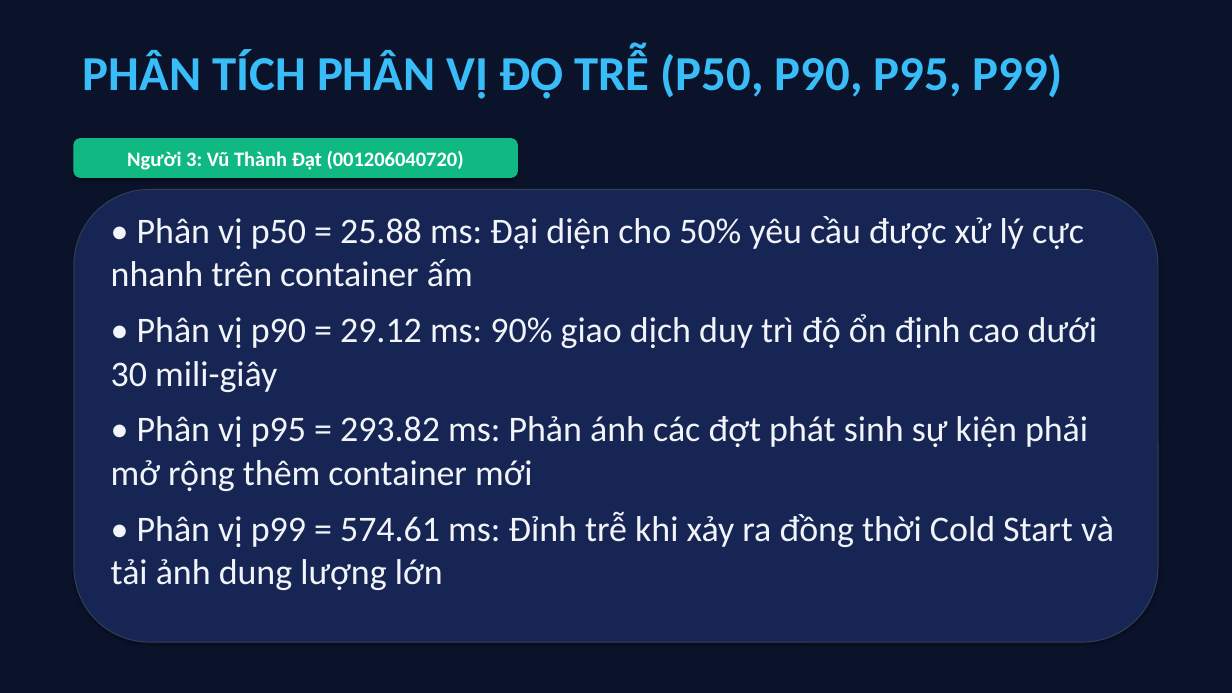
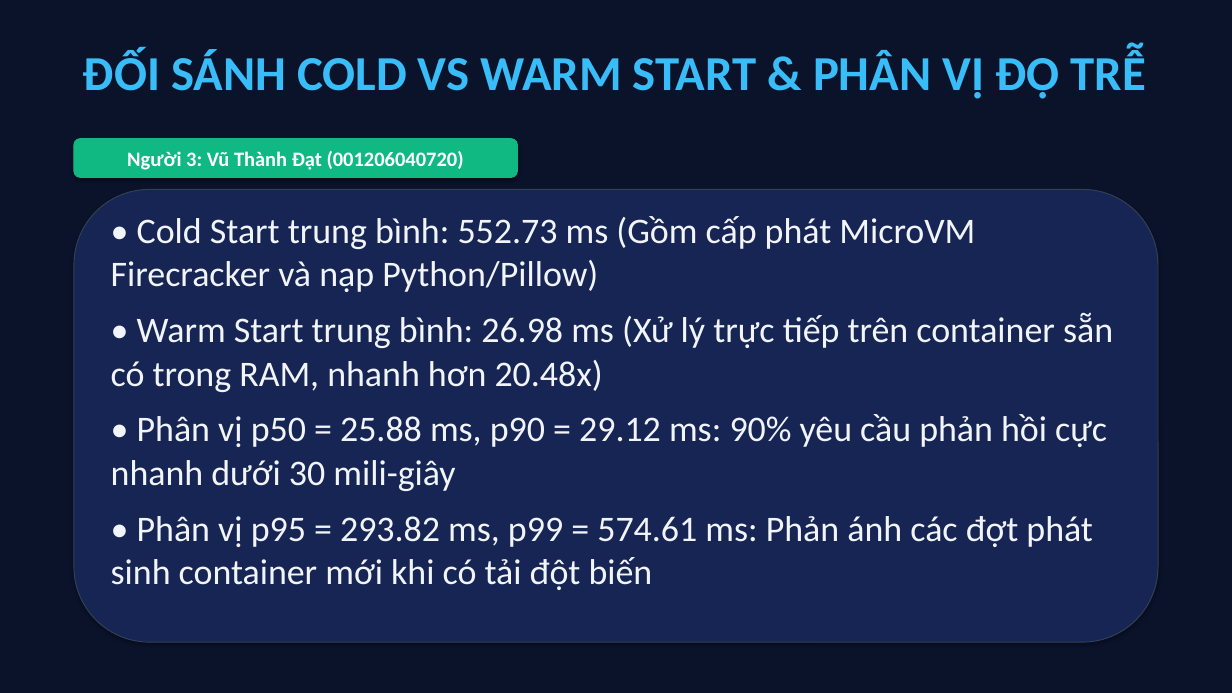
Before and after one commit to datdanghoccode/DTDM_XuLyAnh_Serverless, a slide deck: slide 10 of docs/DTDM_ThuyetTrinh_DeTai9.pptx (slide 19 before the commit). Drawn at 1232x693 pixels with LibreOffice and Linux fonts; fonts in the diff are those of the drawing. Boxes give left, top, right and bottom in pixels: in the first picture for what was removed or moved away, otherwise in the second. Text is boxed around its words. In the diff, an @@ line names an element or a change of style, - is before the commit and + after.

```diff
--- a/docs/DTDM_ThuyetTrinh_DeTai9.pptx
+++ b/docs/DTDM_ThuyetTrinh_DeTai9.pptx
@@ text at (83, 50, 1145, 99): text changed @@
-PHÂN TÍCH PHÂN VỊ ĐỘ TRỄ (P50, P90, P95, P99)
+ĐỐI SÁNH COLD VS WARM START & PHÂN VỊ ĐỘ TRỄ
@@ text at (111, 216, 1113, 590): text changed @@
-• Phân vị p50 = 25.88 ms: Đại diện cho 50% yêu cầu được xử lý cực nhanh trên container ấm
-• Phân vị p90 = 29.12 ms: 90% giao dịch duy trì độ ổn định cao dưới 30 mili-giây
-• Phân vị p95 = 293.82 ms: Phản ánh các đợt phát sinh sự kiện phải mở rộng thêm container mới
-• Phân vị p99 = 574.61 ms: Đỉnh trễ khi xảy ra đồng thời Cold Start và tải ảnh dung lượng lớn
+• Cold Start trung bình: 552.73 ms (Gồm cấp phát MicroVM Firecracker và nạp Python/Pillow)
+• Warm Start trung bình: 26.98 ms (Xử lý trực tiếp trên container sẵn có trong RAM, nhanh hơn 20.48x)
+• Phân vị p50 = 25.88 ms, p90 = 29.12 ms: 90% yêu cầu phản hồi cực nhanh dưới 30 mili-giây
+• Phân vị p95 = 293.82 ms, p99 = 574.61 ms: Phản ánh các đợt phát sinh container mới khi có tải đột biến
```
Also in this commit, not shown: 11 other slides changed, 1 slide added, 12 slides removed.
